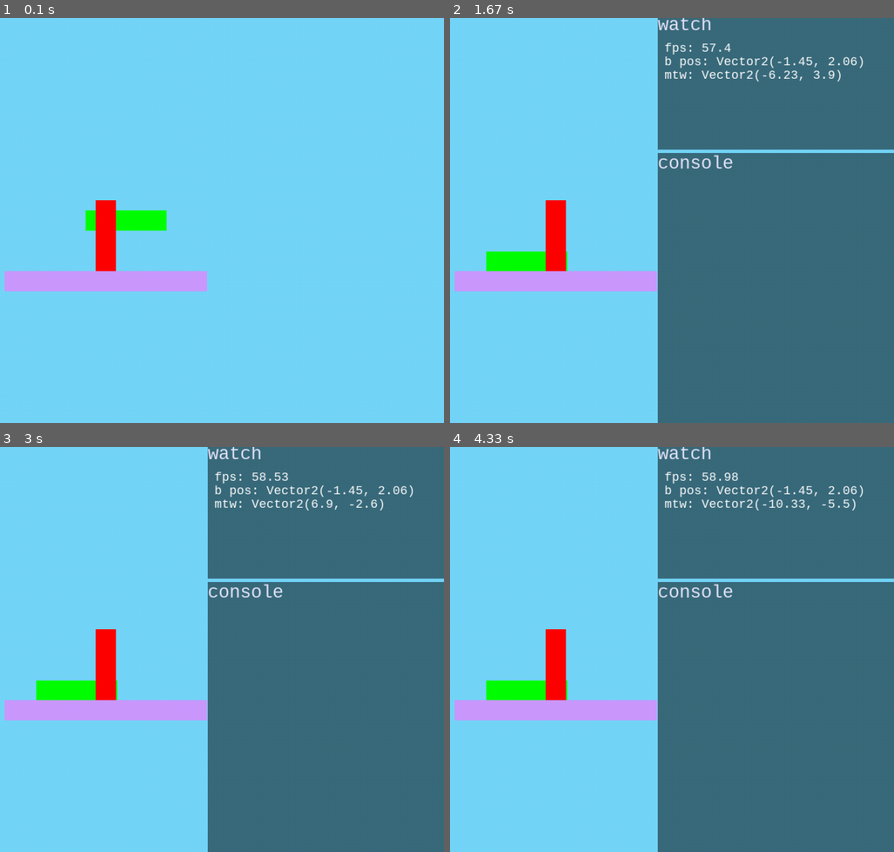
Above: before the commit, frames 1-4 (two rows, left to right).
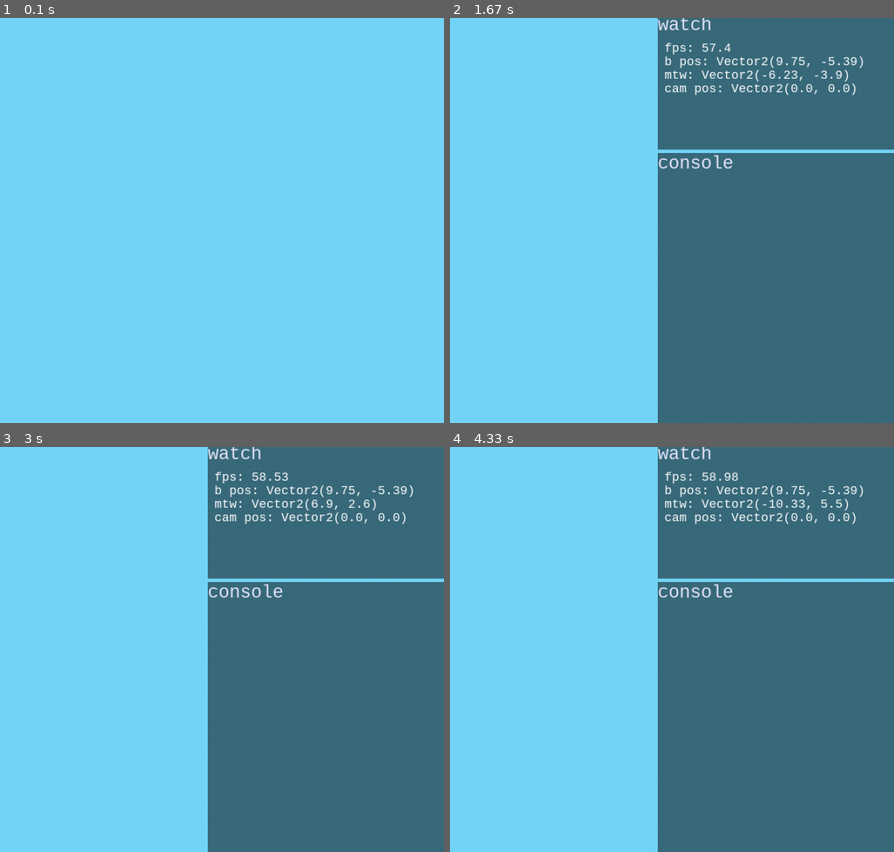
Above: after the commit, the same moments.

Repository: AchoDev/Lumina-Engine
Game: pygame game, started from test2.py
Two runs of this game, one before a commit and one after it. Both use one fixed random seed, a clock stepped at 60 frames per second and the inputs below.
Inputs (mouse positions are in pixels of both pictures, inside the frame that each line leads up to):
- Up to frame 1 (0.1 s): no input
- Up to frame 2 (1.67 s): tap 0 at 0.33 s; press the mouse at (574, 208) at 0.7 s; move the mouse to (689, 285) at 0.8 s; release the mouse at (805, 362) at 0.93 s; press the mouse at (738, 309) at 1.03 s; move the mouse to (600, 281) at 1.13 s; release the mouse at (467, 248) at 1.27 s; press the mouse at (738, 309) at 1.37 s; move the mouse to (583, 305) at 1.47 s; release the mouse at (outside the picture) at 1.6 s
- Up to frame 3 (3 s): press the mouse at (288, 738) at 1.7 s; move the mouse to (164, 726) at 1.8 s; release the mouse at (39, 714) at 1.93 s; press the mouse at (288, 738) at 2.03 s; move the mouse to (84, 738) at 2.13 s; release the mouse at (outside the picture) at 2.27 s; press the mouse at (288, 738) at 2.37 s; move the mouse to (177, 649) at 2.47 s; release the mouse at (66, 560) at 2.6 s; press the mouse at (288, 738) at 2.7 s; move the mouse to (266, 669) at 2.8 s; release the mouse at (244, 596) at 2.93 s
- Up to frame 4 (4.33 s): press the mouse at (738, 738) at 3.03 s; move the mouse to (743, 645) at 3.13 s; release the mouse at (743, 552) at 3.27 s; press the mouse at (738, 738) at 3.37 s; move the mouse to (765, 653) at 3.47 s; release the mouse at (791, 568) at 3.6 s; press the mouse at (738, 738) at 3.7 s; move the mouse to (574, 758) at 3.8 s; release the mouse at (outside the picture) at 3.93 s; press the mouse at (738, 738) at 4.03 s; move the mouse to (543, 637) at 4.13 s; release the mouse at (outside the picture) at 4.27 s

The runs differ from the first frame. In frame 1, 3.9% of the frame differs, in the area x 1-47%, y 45-68%; in frame 2, 4.4%; in frame 3, 4.4%; in frame 4, 4.4%, in the area x 1-92%, y 9-68%.

Commit message:
fixed flipped camerea

Diff:
--- a/Scene.py
+++ b/Scene.py
@@ -105,8 +105,12 @@
         else:
             self.__previous_mouse_pos = None
 
+        if Input.get_mouse_scroll() != 0:
+            print((self.mouse_to_window() / 4) * Input.get_mouse_scroll())
+
         self.camera.orthographic_size -= Input.get_mouse_scroll() * (self.camera.orthographic_size / 5)
         self.camera.transform.position += (self.mouse_to_window() / 4) * Input.get_mouse_scroll()
+
 
 
         if self.debug_mode:
--- a/cls/Camera.py
+++ b/cls/Camera.py
@@ -19,7 +19,7 @@
         pixel_per_meter = self.transform.height / (self.orthographic_size * 2)
 
         winPosX = (pos.x / pixel_per_meter + self.transform.x) - (self.transform.width / pixel_per_meter) / 2
-        winPoxY = (pos.y / pixel_per_meter + self.transform.y) - (self.transform.height / pixel_per_meter) / 2
+        winPoxY = ((self.transform.height - pos.y) / pixel_per_meter + self.transform.y) - (self.transform.height / pixel_per_meter) / 2
 
         return Vector2(winPosX, winPoxY)
 
@@ -28,6 +28,6 @@
         pixel_per_meter = self.transform.height / (self.orthographic_size * 2)
 
         winPosX = (pos.x / pixel_per_meter) - (self.transform.width / pixel_per_meter) / 2
-        winPoxY = (pos.y / pixel_per_meter) - (self.transform.height / pixel_per_meter) / 2
+        winPoxY = ((self.transform.height - pos.y) / pixel_per_meter) - (self.transform.height / pixel_per_meter) / 2
 
         return Vector2(winPosX, winPoxY)
--- a/cls/Window.py
+++ b/cls/Window.py
@@ -177,7 +177,7 @@
         ot = Transform.from_transform(obj.transform) # ot -> original transform
 
         obj_tf.x -= self.current_camera.transform.x - (self.width / ratio) / 2
-        obj_tf.y -= self.current_camera.transform.y - (self.height / ratio) / 2
+        obj_tf.y += self.current_camera.transform.y - (self.height / ratio) / 2
 
         obj_tf.x -= obj_tf.width / 2
         obj_tf.y -= obj_tf.height / 2
@@ -302,7 +302,7 @@
         self.height = scale[1]
         self.canvas_size = canvas
 
-        self.win = pygame.display.set_mode(scale, pygame.RESIZABLE, 0, display=0)
+        self.win = pygame.display.set_mode(scale, pygame.RESIZABLE, 0, display=1)
         pygame.display.set_caption('Lumina-Engine window')
 
 
--- a/components/Rigidbody.py
+++ b/components/Rigidbody.py
@@ -3,6 +3,8 @@
 import sys
 
 import delta_time
+
+sys.path.append('..')
 
 from Box2D import b2Fixture, b2Body, b2_staticBody, b2_dynamicBody, b2_kinematicBody
 
--- a/test2.py
+++ b/test2.py
@@ -49,7 +49,8 @@
 canvas = scene.add_object(Canvas())
 
 console.watch(lambda: b.transform.position.rounded(), "b pos")
-console.watch(lambda: scene.mouse_to_world().rounded(), "mtw")
+console.watch(lambda: scene.mouse_to_window().rounded(), "mtw")
+console.watch(lambda: scene.camera.transform.position.rounded(), "cam pos")
 
 while True:
     mouse_pos = scene.camera.window_to_world_position(get_mouse_pos())
